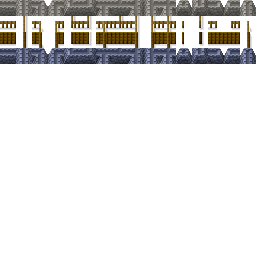
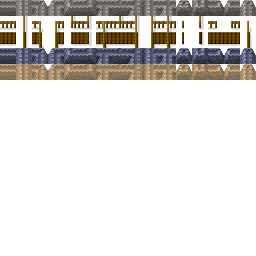
Comparing the layer stacks of the two 256px x 256px images. Changes:
painted on "Background" over [0, 64, 256, 80]
